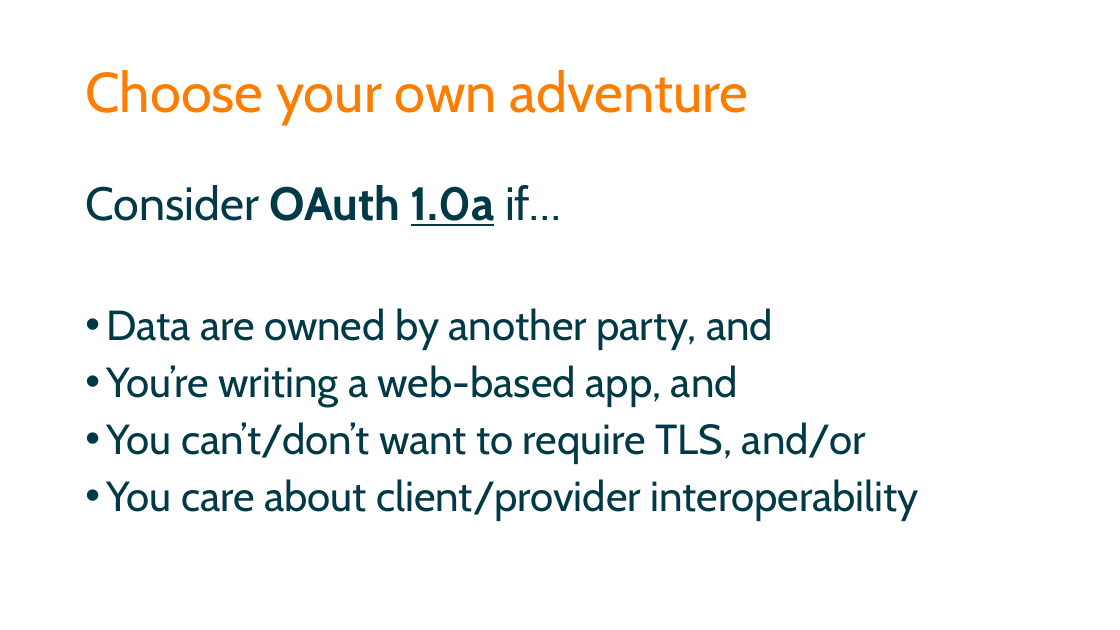
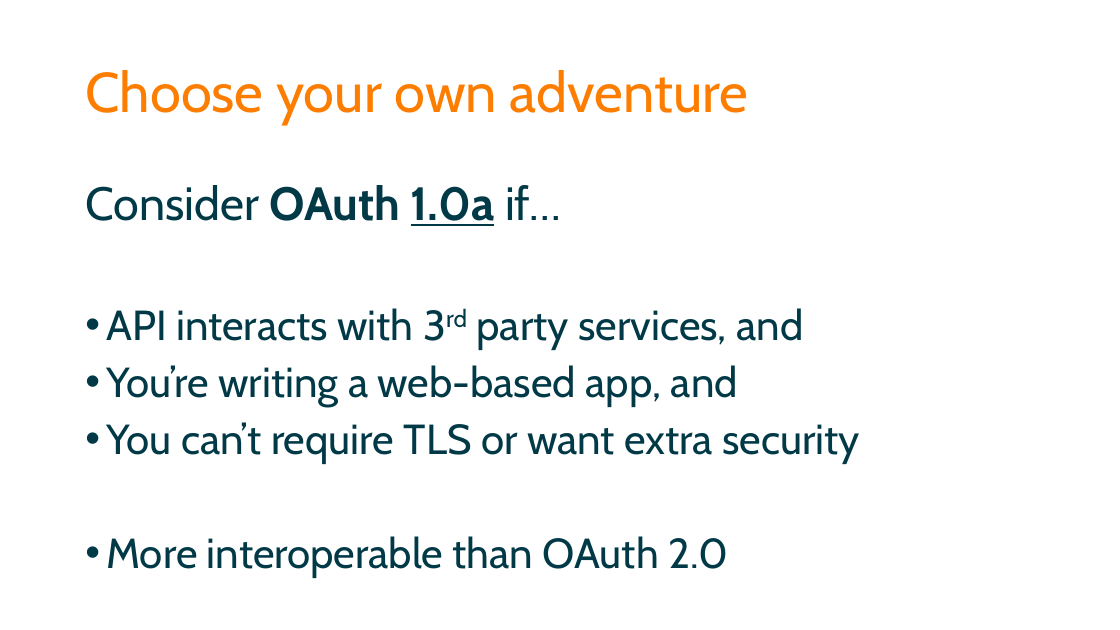
Before and after one commit to spetryjohnson/Securing-Your-API-Endpoints---StirTrek-2016, a slide deck: slide 70 of Securing Your API Endpoints - CodeMash 2016.pptx. Drawn at 1120x630 pixels with LibreOffice and Linux fonts; fonts in the diff are those of the drawing. Boxes give left, top, right and bottom in pixels: in the first picture for what was removed or moved away, otherwise in the second. Text is boxed around its words. In the diff, an @@ line names an element or a change of style, - is before the commit and + after.

Commit message:
More polish
Removed references to UI for basic auth, since it would be a moot issue
for API use. Cleaned up final section and tweaked the image for 2-party
auth.

```diff
--- a/Securing Your API Endpoints - CodeMash 2016.pptx
+++ b/Securing Your API Endpoints - CodeMash 2016.pptx
@@ text at (106,308,803,350): text changed @@
-• Data are owned by another party, and
+• API interacts with 3rd party services, and
@@ text at (106,422,860,578): text changed @@
-• You can’t/don’t want to require TLS, and/or
-• You care about client/provider interoperability
+• You can’t require TLS or want extra security
+• More interoperable than OAuth 2.0
```
Also in this commit, not shown: 8 other slides changed, 2 other files.
